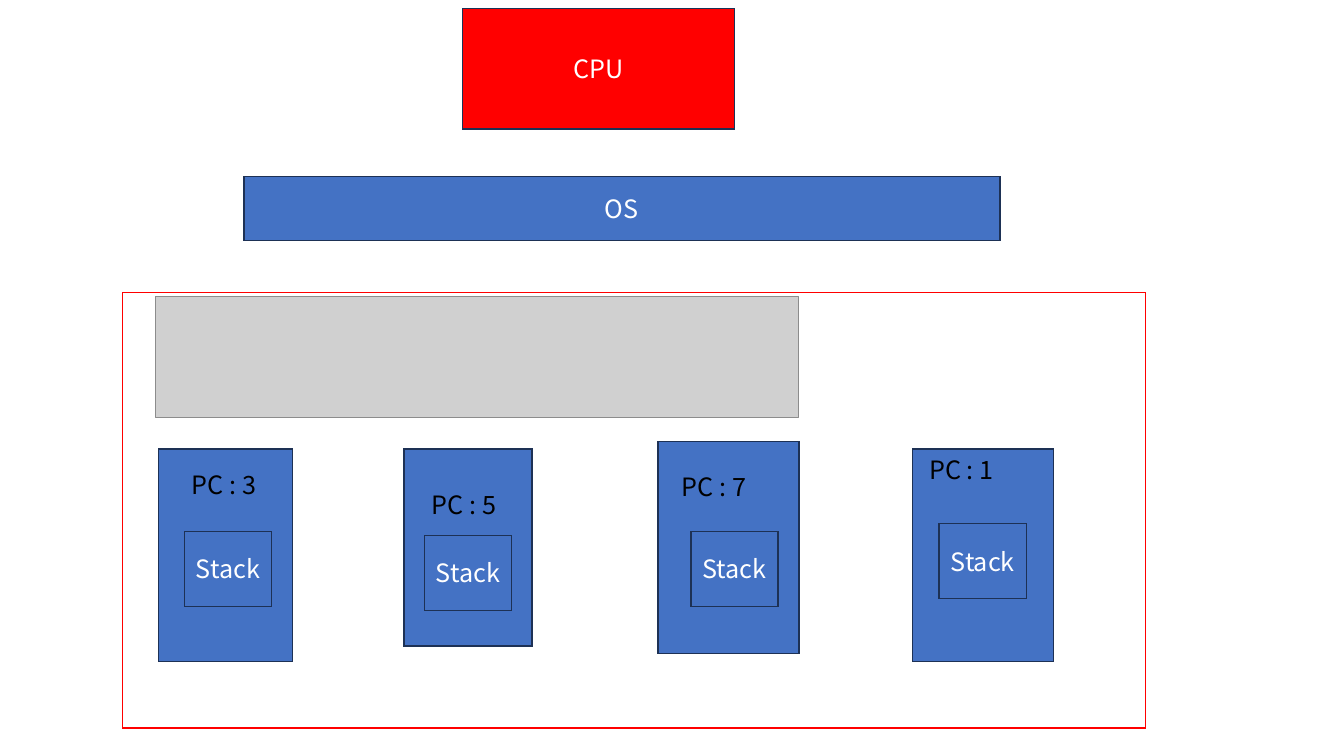
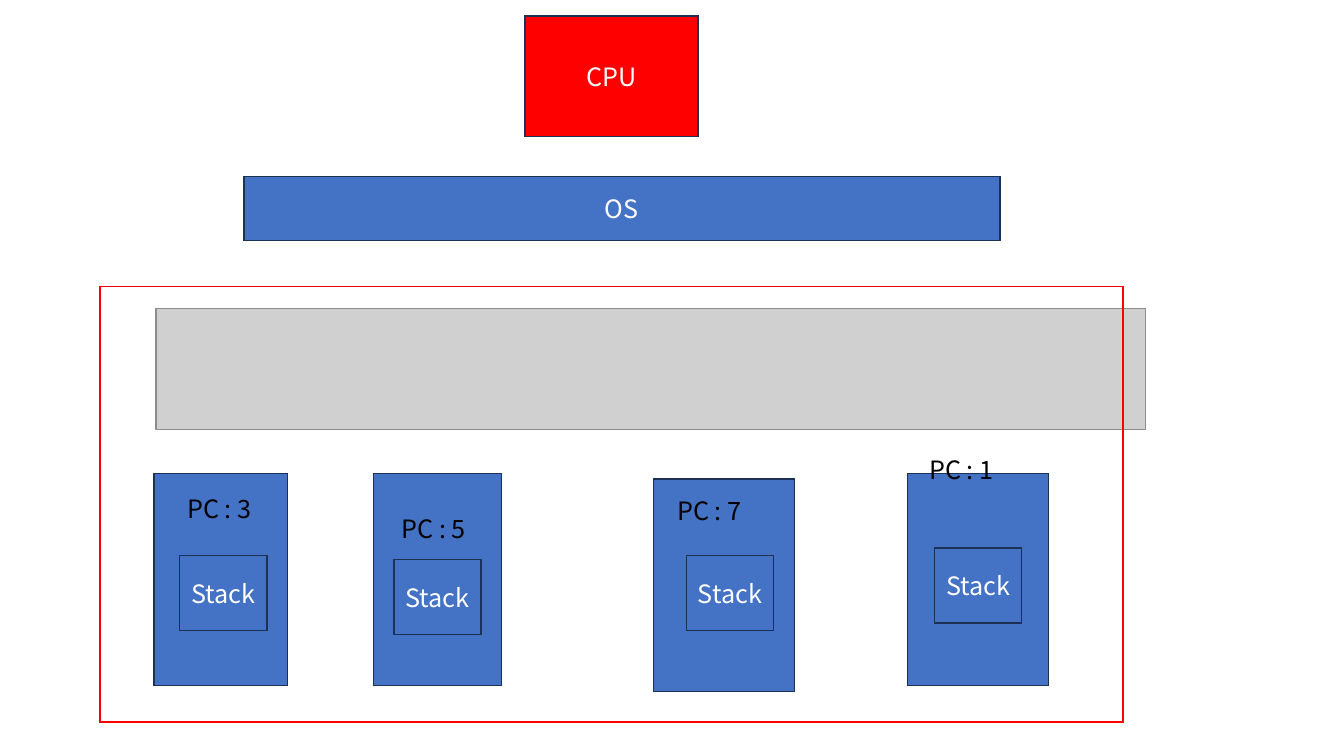
Before and after one commit to Baskervir/simcoding_jm, a slide deck: slide 19 of hy/수업자료/6주차 멀티쓰레딩/Multi Threading.pptx (slide 17 before the commit). Drawn at 1344x756 pixels with LibreOffice and Linux fonts; fonts in the diff are those of the drawing; grey boxes stand for pictures. Boxes give left, top, right and bottom in pixels: in the first picture for what was removed or moved away, otherwise in the second. Text is boxed around its words. In the diff, an @@ line names an element or a change of style, - is before the commit and + after.

```diff
--- a/hy/수업자료/6주차 멀티쓰레딩/Multi Threading.pptx
+++ b/hy/수업자료/6주차 멀티쓰레딩/Multi Threading.pptx
@@ rectangle "CPU": place and size @@
-rectangle "CPU" at box(463, 8, 735, 129)
+rectangle "CPU" at box(525, 16, 698, 137)
@@ rectangle: place and size @@
-rectangle at box(122, 292, 1145, 728)
+rectangle at box(100, 286, 1123, 722)
@@ picture: place and size @@
-picture at box(156, 296, 800, 417)
+picture at box(156, 309, 1146, 430)
@@ rectangle: place and size @@
-rectangle at box(404, 450, 532, 646)
+rectangle at box(374, 474, 502, 687)
@@ rectangle: place and size @@
-rectangle at box(658, 442, 800, 654)
+rectangle at box(654, 479, 796, 692)
@@ 5 rectangles, 2 texts: place and size @@
-5 rectangles, 2 texts at box(158, 450, 1054, 662)
+5 rectangles, 2 texts at box(154, 474, 1049, 687)
@@ text "PC : 5": place and size @@
-text "PC : 5" at box(432, 495, 496, 515)
+text "PC : 5" at box(402, 519, 466, 539)
@@ rectangle "Stack": place and size @@
-rectangle "Stack" at box(424, 535, 512, 610)
+rectangle "Stack" at box(394, 560, 482, 634)
```
Also in this commit, not shown: 3 other slides changed, 4 slides added, 1 slide removed, 4 other files.
